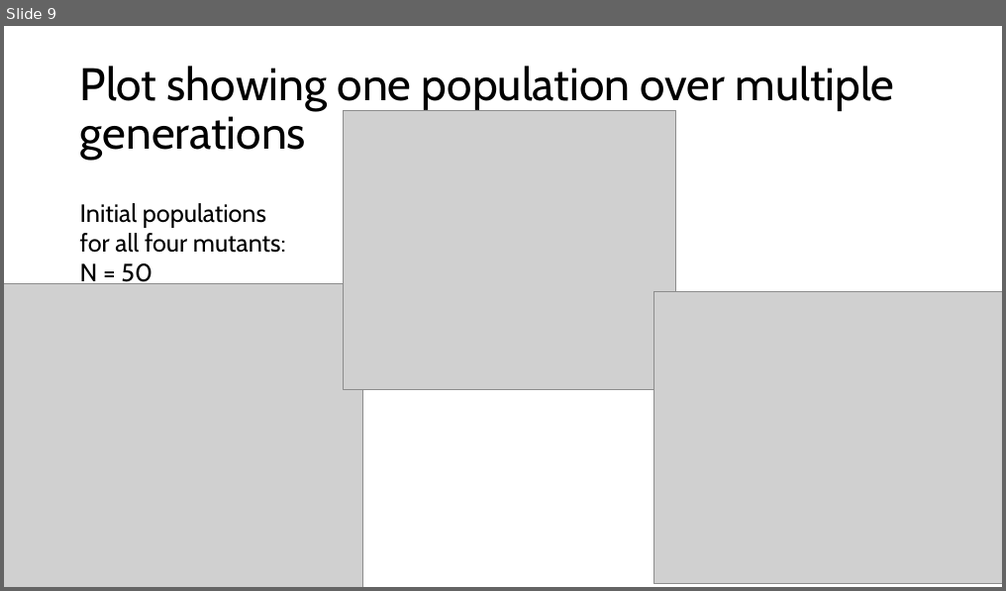
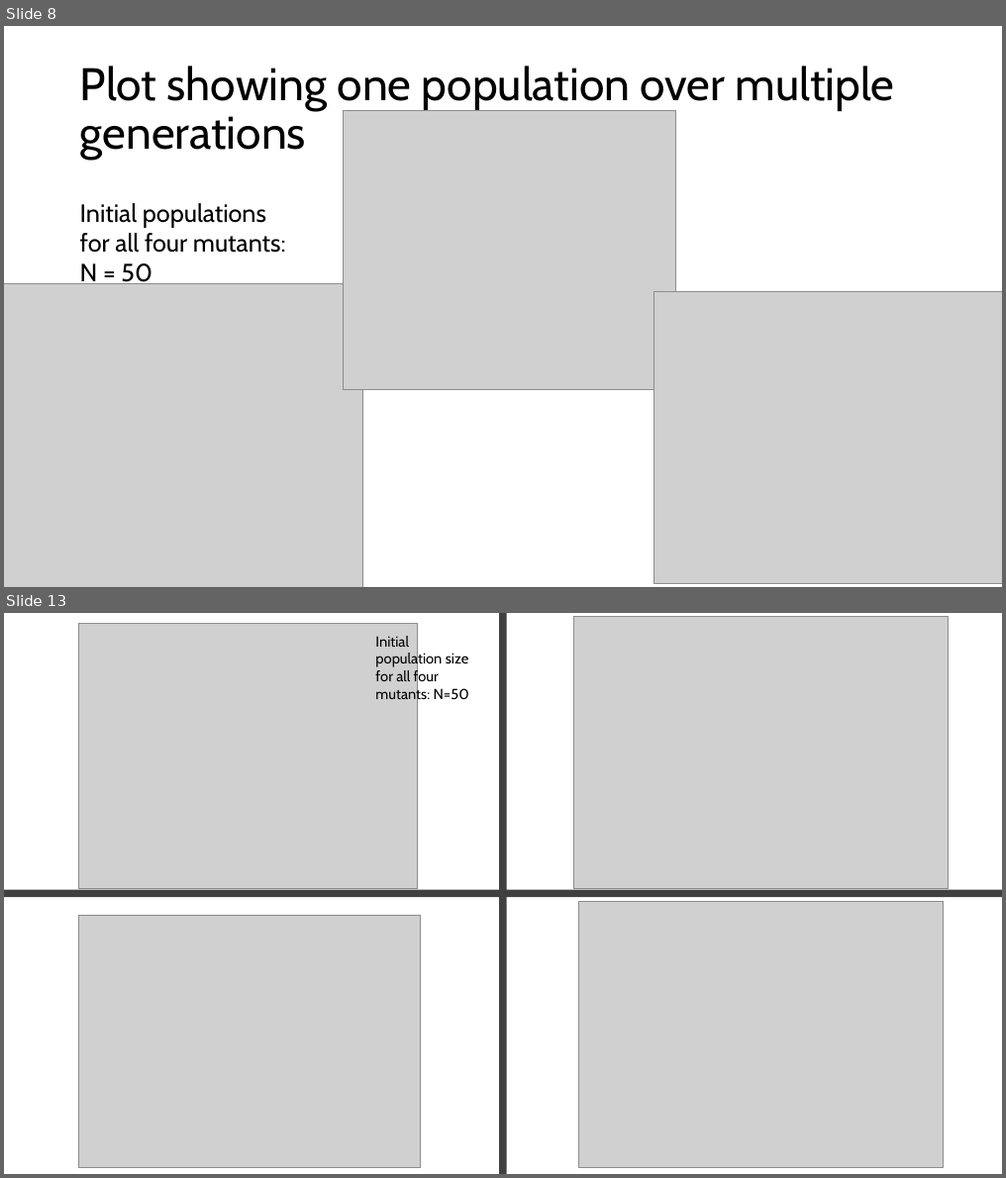
Before and after one commit to Julia-Eggenschwiler/THEEproject_Jaelle_Julia, a slide deck: THEE_project.pptx. Shown one above the other, each under a label of ours: slide 9 before the commit, slides 8 and 13 after it; the slides between them are not shown. The pictures are 1006x591 and 1006x1178 pixels, drawn with LibreOffice and Linux fonts; fonts in the diff are those of the drawing; grey boxes stand for pictures. Boxes give left, top, right and bottom in pixels: in the first picture for what was removed or moved away, otherwise in the second. Text is boxed around its words. In the diff, an @@ line names an element or a change of style, - is before the commit and + after.

```diff
--- a/THEE_project.pptx
+++ b/THEE_project.pptx
@@ slide 13 added at bbox=[4, 613, 1002, 1174], background #FFFFFF @@
@@ picture added at bbox=[78, 624, 418, 889] @@
@@ text added at bbox=[375, 636, 469, 703], 14 pt, text #000000 @@
+Initial population size for all four mutants: N=50
@@ rectangle added at bbox=[500, 613, 507, 1174], fill #404040 @@
@@ picture added at bbox=[574, 616, 948, 889] @@
@@ rectangle added at bbox=[4, 890, 506, 897], fill #404040 @@
@@ rectangle added at bbox=[500, 890, 1002, 897], fill #404040 @@
@@ picture added at bbox=[579, 902, 944, 1168] @@
@@ picture added at bbox=[78, 916, 420, 1167] @@
@@ what was slide 9 is now slide 8 @@
```
Also in this commit, not shown: 5 slides changed, 1 other slide added, 1 slide removed.
